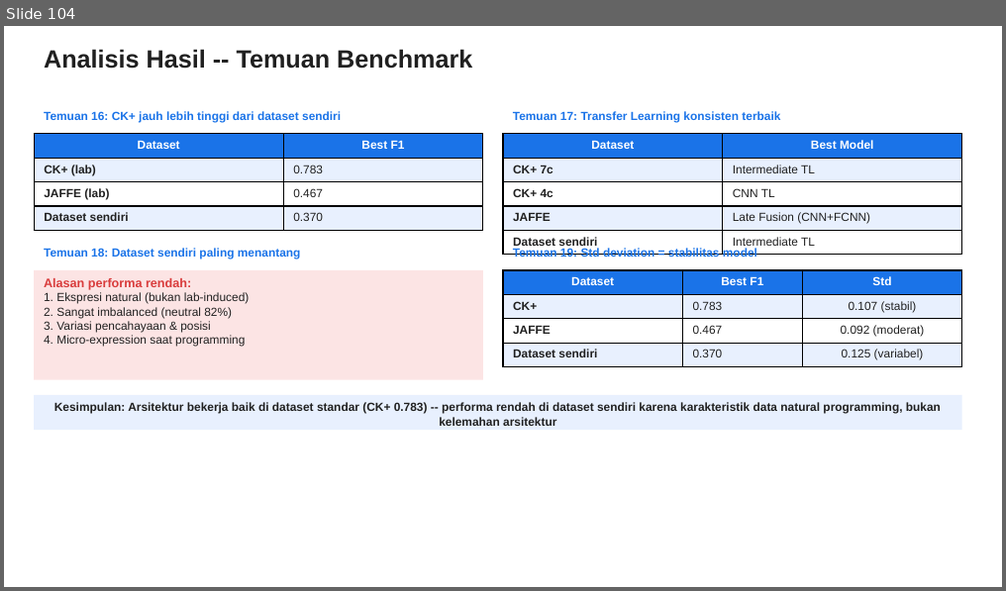
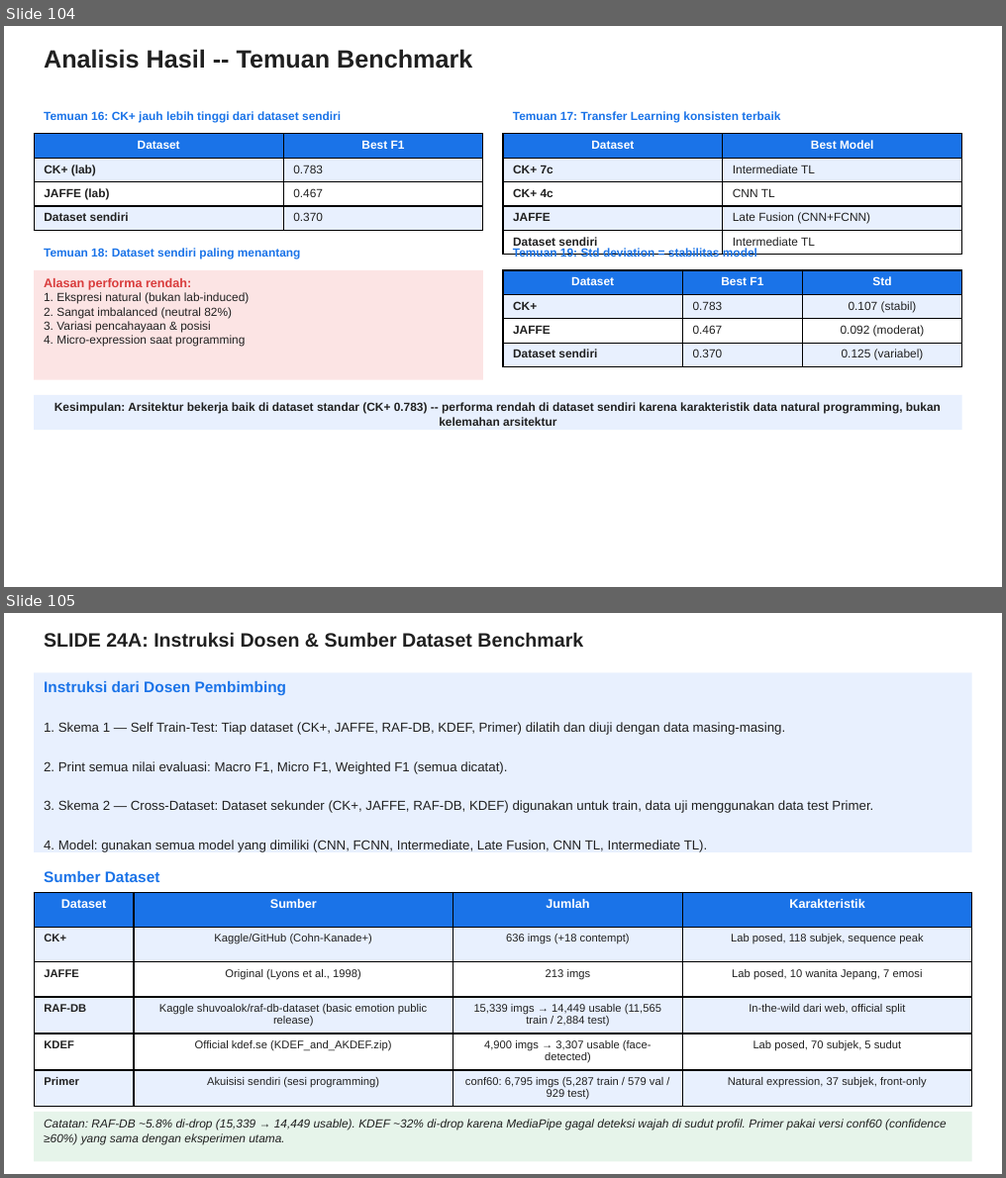
Before and after one commit to taufikhdyt01/MultimodalEmoLearn, a slide deck: docs/PPT Bimbingan.pptx. Shown one above the other, each under a label of ours: slide 104 before the commit, slides 104 and 105 after it. The pictures are 1006x591 and 1006x1178 pixels, drawn with LibreOffice and Linux fonts; fonts in the diff are those of the drawing. Boxes give left, top, right and bottom in pixels: in the first picture for what was removed or moved away, otherwise in the second. Text is boxed around its words. In the diff, an @@ line names an element or a change of style, - is before the commit and + after.

```diff
--- a/docs/PPT Bimbingan.pptx
+++ b/docs/PPT Bimbingan.pptx
@@ slide 105 added at [4,613,1002,1174], background #FFFFFF @@
@@ text added at [44,632,583,648], 14 pt, text #202020, bold @@
+SLIDE 24A: Instruksi Dosen & Sumber Dataset Benchmark
@@ rectangle added at [34,672,972,853], fill #E8F0FE, 9.5 pt, text #202020 @@
+Instruksi dari Dosen Pembimbing
+1. Skema 1 — Self Train-Test: Tiap dataset (CK+, JAFFE, RAF-DB, KDEF, Primer) dilatih dan diuji dengan data masing-masing.
+2. Print semua nilai evaluasi: Macro F1, Micro F1, Weighted F1 (semua dicatat).
+3. Skema 2 — Cross-Dataset: Dataset sekunder (CK+, JAFFE, RAF-DB, KDEF) digunakan untuk train, data uji menggunakan data test Primer.
+4. Model: gunakan semua model yang dimiliki (CNN, FCNN, Intermediate, Late Fusion, CNN TL, Intermediate TL).
@@ text added at [44,871,160,882], 11 pt, text #1A73E8, bold @@
+Sumber Dataset
@@ table added at [34,892,972,1104], 6 rows, 4 columns @@
+Dataset | Sumber | Jumlah | Karakteristik
+CK+ | Kaggle/GitHub (Cohn-Kanade+) | 636 imgs (+18 contempt) | Lab posed, 118 subjek, sequence peak
+JAFFE | Original (Lyons et al., 1998) | 213 imgs | Lab posed, 10 wanita Jepang, 7 emosi
+RAF-DB | Kaggle shuvoalok/raf-db-dataset (basic emotion public release) | 15,339 imgs → 14,449 usable (11,565 train / 2,884 test) | In-the-wild dari web, official split
+KDEF | Official kdef.se (KDEF_and_AKDEF.zip) | 4,900 imgs → 3,307 usable (face-detected) | Lab posed, 70 subjek, 5 sudut
+Primer | Akuisisi sendiri (sesi programming) | conf60: 6,795 imgs (5,287 train / 579 val / 929 test) | Natural expression, 37 subjek, front-only
@@ rectangle added at [34,1112,972,1161], fill #E6F4EA, 8.5 pt, text #202020, italic @@
+Catatan: RAF-DB ~5.8% di-drop (15,339 → 14,449 usable). KDEF ~32% di-drop karena MediaPipe gagal deteksi wajah di sudut profil. Primer pakai versi conf60 (confidence ≥60%) yang sama dengan eksperimen utama.
```
Also in this commit, not shown: 3 other slides added, 11 other files.
